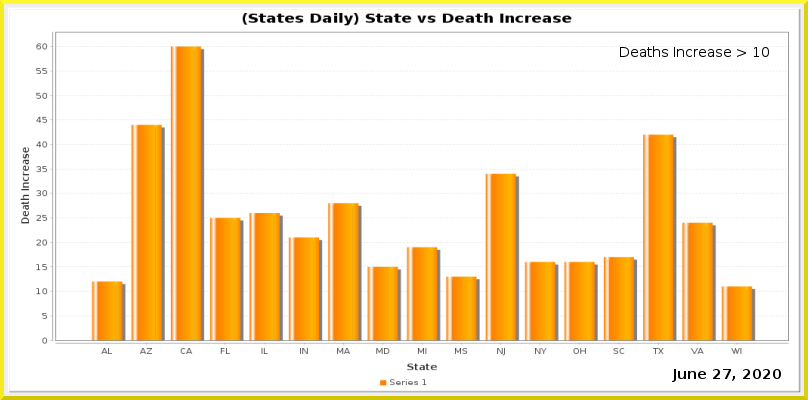
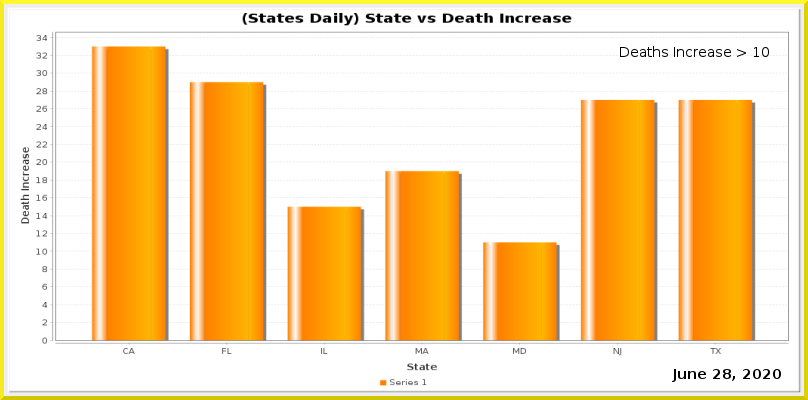
Layer changes from the first 808px x 400px image to the second:
painted on "Current Date" over 723, 369, 731, 379
painted on "Date_vs_TestIncrease.png" over 36, 35, 789, 356
